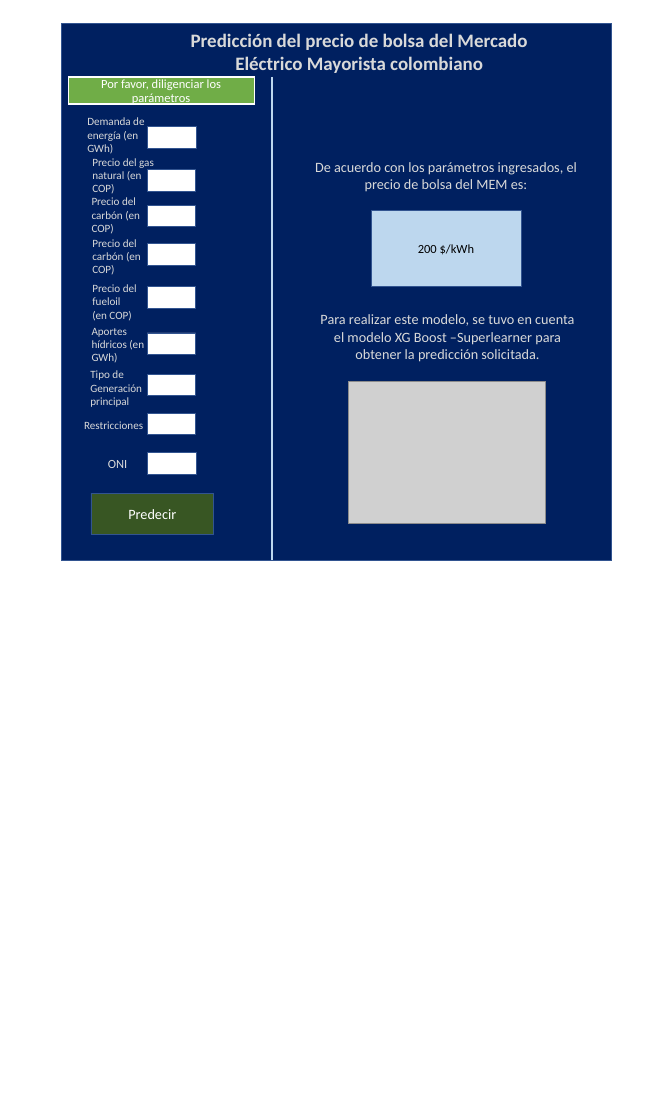
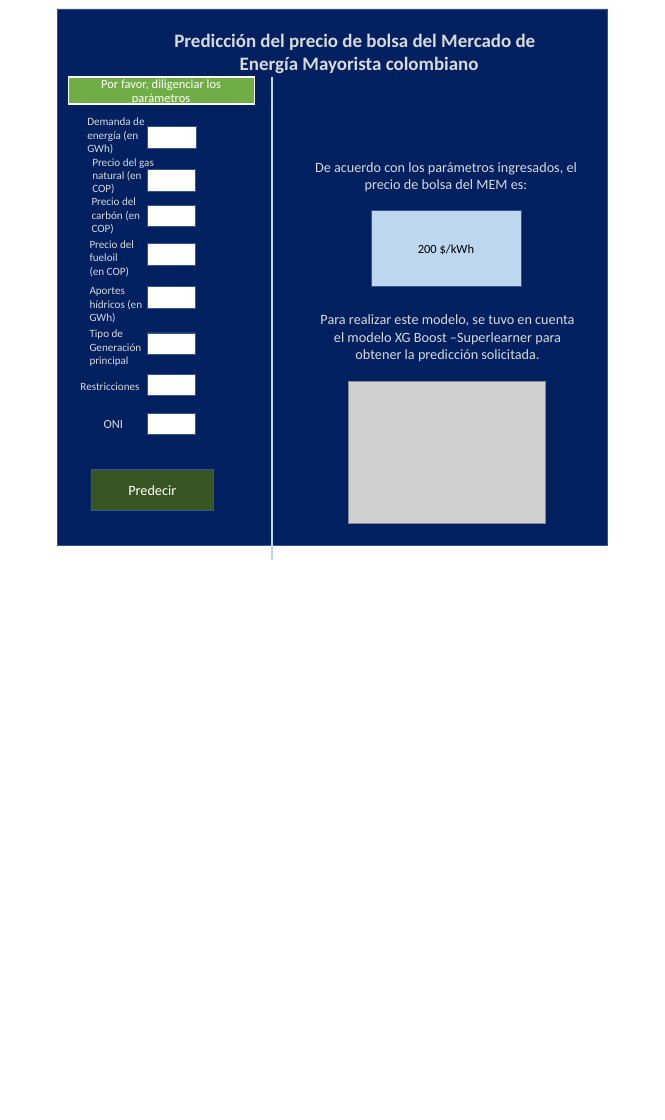
Before and after one commit to mvgaona/Proyecto-final-MEcA-4107, a slide deck: slide 1 of Images/Propuesta_webpage.pptx. Drawn at 665x1120 pixels with LibreOffice and Linux fonts; fonts in the diff are those of the drawing; grey boxes stand for pictures. Boxes give left, top, right and bottom in pixels: in the first picture for what was removed or moved away, otherwise in the second. Text is boxed around its words. In the diff, an @@ line names an element or a change of style, - is before the commit and + after.

```diff
--- a/Images/Propuesta_webpage.pptx
+++ b/Images/Propuesta_webpage.pptx
@@ rectangle moved from (x1=61, y1=23, x2=612, y2=560) to (x1=57, y1=9, x2=608, y2=546) @@
@@ text at (x1=174, y1=33, x2=536, y2=74): text changed @@
-Predicción del precio de bolsa del Mercado Eléctrico Mayorista colombiano
+Predicción del precio de bolsa del Mercado de Energía Mayorista colombiano
@@ text "Precio del fueloil" moved from (x1=92, y1=284, x2=137, y2=321) to (x1=90, y1=240, x2=134, y2=277) @@
@@ text removed at (x1=92, y1=239, x2=141, y2=274) @@
-Precio del carbón (en COP)
@@ text "Aportes hídricos (en GWh)" moved from (x1=92, y1=328, x2=144, y2=362) to (x1=90, y1=287, x2=142, y2=322) @@
@@ text "Tipo de Generación principal" moved from (x1=90, y1=370, x2=142, y2=407) to (x1=90, y1=329, x2=142, y2=366) @@
@@ text "Restricciones" moved from (x1=84, y1=421, x2=143, y2=429) to (x1=80, y1=382, x2=139, y2=390) @@
@@ text "ONI" moved from (x1=108, y1=460, x2=127, y2=468) to (x1=104, y1=420, x2=123, y2=428) @@
@@ rectangle "Predecir" moved from (x1=91, y1=493, x2=214, y2=534) to (x1=91, y1=469, x2=214, y2=510) @@
@@ rectangle removed at (x1=148, y1=453, x2=196, y2=474) @@
```
Also in this commit, not shown: 3 other files.
